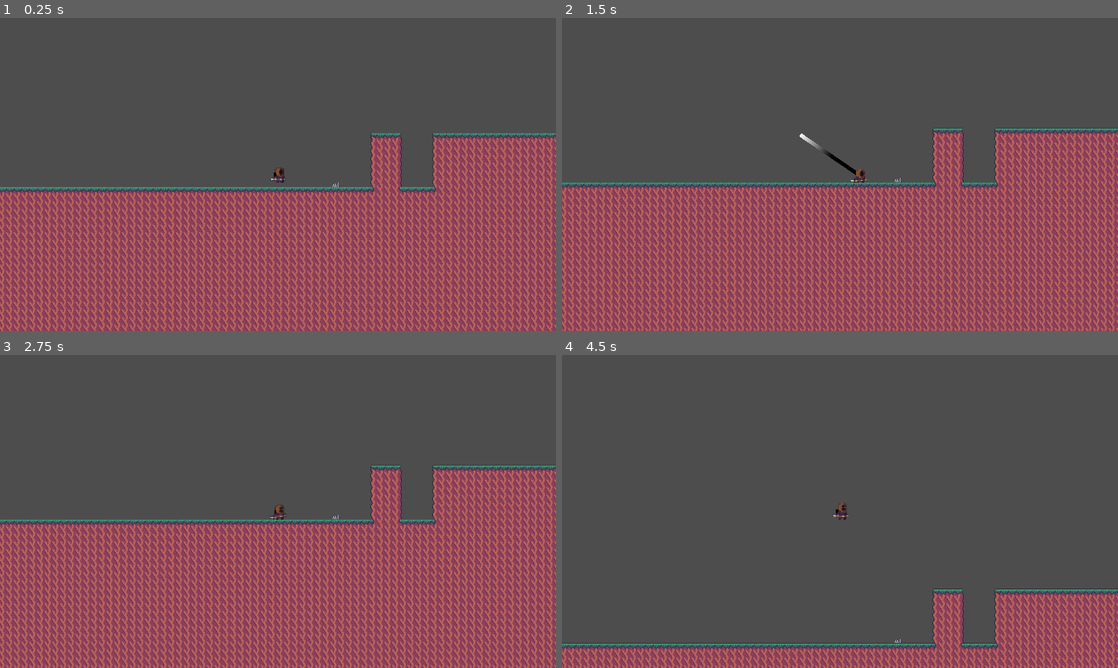
Above: before the commit, frames 1-4 (two rows, left to right).
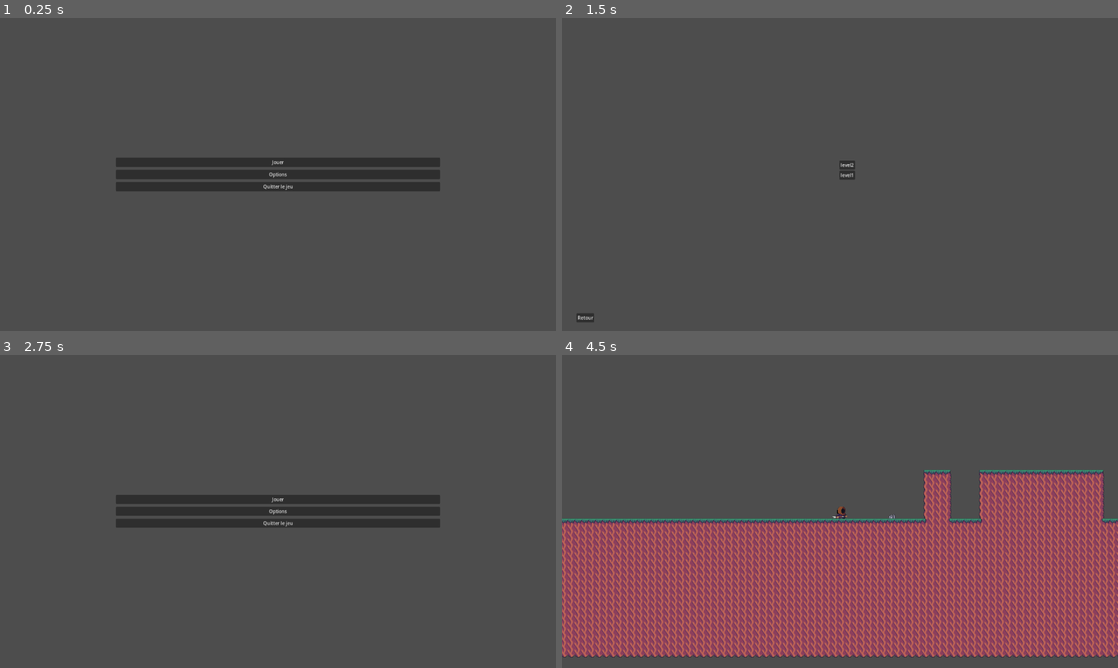
Above: after the commit, the same moments.

Repository: remsto/Projet-Hooke-Godot
Game: Godot game, scene res://main.tscn
The game is run twice, just before and just after one commit, with the same random seed, the same clock (stepped at 60 frames per second) and the same inputs. Before the commit the project starts from res://game.tscn.
Inputs (mouse positions are in pixels of both pictures, inside the frame that each line leads up to):
- Up to frame 1 (0.25 s): no input
- Up to frame 2 (1.5 s): click (840, 174) at 0.5 s, where only the run after the commit has a clickable "Options"; click (840, 161) at 1.25 s, where only the run after the commit has a clickable "Jouer"
- Up to frame 3 (2.75 s): click (22, 655) at 2 s, where only the run after the commit has a clickable "Retour"
- Up to frame 4 (4.5 s): click (840, 498) at 2.75 s, where only the run after the commit has a clickable "Jouer"; click (845, 511) at 3.5 s, where only the run after the commit has a clickable "level1"; click (840, 621) at 4.25 s, where only the run before the commit has a clickable "Rejouer"

The runs differ from the first frame. In frame 1, 54% of the frame differs, in the area x 0-100%, y 36-100%; in frame 2, 52%; in frame 3, 55%, in the area x 0-100%, y 35-100%; in frame 4, 49%.

Commit message:
added main menu button, air accel, zoom
Main menu button in the pause menu, air acceleration, and changed the zoom + window size (might want to rework on that)

Diff:
--- a/game.gd
+++ b/game.gd
@@ -1,8 +1,15 @@
 extends Node
 
-func add_level(level_name):
+signal main_menu
+
+var level_node
+
+func set_level(level_name):
+	if is_instance_valid(level_node):
+		remove_child(level_node)
+		level_node.queue_free()
 	var level_scene = load("res://Levels/" + level_name)
-	var level_node = level_scene.instantiate()
+	level_node = level_scene.instantiate()
 	add_child(level_node)
 	level_node.player_death.connect(_on_level_player_death)
 	$DeathMenu.restart.connect(level_node._on_death_menu_restart)
@@ -12,13 +19,18 @@
 func _ready():
 	$DeathMenu.hide()
 	$PauseMenu.hide()
+	$PauseMenu/VBoxContainer/TitleButton.connect("pressed", _on_pause_main_menu_pressed)
 
 
 # Called every frame. 'delta' is the elapsed time since the previous frame.
 func _process(delta):
 	if Input.is_action_just_pressed("pause"):
 		# TODO : better pause menu position
-		$PauseMenu.set_position($Level/Player.get_position())
+#		var active_cam_pos = $Level/Player/PlayerCamera.get_viewport_rect().size / 2
+		var active_cam_pos = $Level/Player/PlayerCamera.get_screen_center_position() - $Level/Player/PlayerCamera.get_viewport_rect().size / 2
+#		var active_cam_pos = $Level/Player/PlayerCamera.get_viewport_rect().position
+#		$PauseMenu.set_position($Level/Player/PlayerCamera.get_screen_center_position())
+		$PauseMenu.set_position(active_cam_pos)
 		get_tree().paused = true
 		$PauseMenu.show()
 
@@ -29,7 +41,12 @@
 #	add_child(death_menu)
 
 
-
+func _on_pause_main_menu_pressed():
+	remove_child(level_node)
+	level_node.queue_free()
+	get_tree().paused = false
+	$PauseMenu.hide()
+	main_menu.emit()
 
 func _on_pause_menu_unpause():
 	get_tree().paused = false
--- a/game.tscn
+++ b/game.tscn
@@ -14,6 +14,11 @@
 
 [node name="PauseMenu" parent="." instance=ExtResource("5_2epjg")]
 process_mode = 3
+z_index = 2
+offset_left = -576.0
+offset_top = -296.0
+offset_right = -576.0
+offset_bottom = -296.0
 
 [connection signal="player_death" from="Level" to="." method="_on_level_player_death"]
 [connection signal="restart" from="DeathMenu" to="Level" method="_on_death_menu_restart"]
--- a/level_menu.gd
+++ b/level_menu.gd
@@ -1,12 +1,16 @@
 extends MarginContainer
 
 signal level_selected(level_name)
+signal back
 
 func add_level(level_name):
 	var new_button = Button.new()
 	new_button.text = level_name.split(".tscn")[0]
 	new_button.pressed.connect(_dummy_press.bind(level_name))
 	$LevelGrid.add_child(new_button)
+
+func _on_back_button_pressed():
+	back.emit()
 
 func _dummy_press0():
 	print('zazou')
@@ -31,8 +35,10 @@
 # Called when the node enters the scene tree for the first time.
 func _ready():
 	dir_contents("res://Levels")
+	$BackButton.connect("pressed", _on_back_button_pressed)
 
 
 # Called every frame. 'delta' is the elapsed time since the previous frame.
 func _process(delta):
-	pass
+	if Input.is_action_just_pressed("pause"):
+		back.emit()
--- a/level_menu.tscn
+++ b/level_menu.tscn
@@ -10,9 +10,17 @@
 grow_vertical = 2
 size_flags_horizontal = 4
 size_flags_vertical = 4
+theme_override_constants/margin_left = 50
+theme_override_constants/margin_bottom = 30
 script = ExtResource("1_c5q3p")
 
 [node name="LevelGrid" type="GridContainer" parent="."]
 layout_mode = 2
 size_flags_horizontal = 4
 size_flags_vertical = 4
+
+[node name="BackButton" type="Button" parent="."]
+layout_mode = 2
+size_flags_horizontal = 0
+size_flags_vertical = 8
+text = "Retour"
--- a/main.gd
+++ b/main.gd
@@ -5,19 +5,33 @@
 func _on_play_button_pressed():
 	$MainTitle.hide()
 	$LevelMenu.show()
+	$LevelMenu.set_process(true)
 
 func _on_quit_button_pressed():
 	get_tree().quit()
 
 func _on_level_selected(level_name):
+	$LevelMenu.set_process(false)
 	$LevelMenu.hide()
 #	var level_scene = load("res://Levels/" + level_name)
 #	$Game.add_child(level_scene.instantiate())
-	$Game.add_level(level_name)
+	$Game.set_level(level_name)
 	$Game.set_process(true)
+
+func _on_level_back_pressed():
+	$LevelMenu.set_process(false)
+	$LevelMenu.hide()
+	print("debug0")
+	$MainTitle.show()
+
+func _on_pause_main_menu_pressed():
+	$Game.set_process(false)
+	$MainTitle.show()
 
 # Called when the node enters the scene tree for the first time.
 func _ready():
+	get_window().size = Vector2i(1280, 720)
+	get_window().position = Vector2i(100, 100)
 	# We do this to remove the (dummy) level from the game. To remove ?
 	game_scene = preload("res://game.tscn")
 	var GameNode = game_scene.instantiate()
@@ -26,12 +40,16 @@
 	level_node.queue_free()
 	add_child(GameNode)
 	GameNode.set_process(false)
+	GameNode.connect("main_menu", _on_pause_main_menu_pressed)
+
 	$LevelMenu.hide()
+	$LevelMenu.set_process(false)
 	# Connect the button signals
 	$MainTitle/VBoxContainer/PlayButton.connect("pressed", _on_play_button_pressed)
 	$MainTitle/VBoxContainer/QuitButton.connect("pressed", _on_quit_button_pressed)
 
 	$LevelMenu.connect("level_selected", _on_level_selected)
+	$LevelMenu.connect("back", _on_level_back_pressed)
 
 
 
--- a/pause_menu.gd
+++ b/pause_menu.gd
@@ -1,18 +1,27 @@
-extends Node2D
+extends MarginContainer
 
 signal unpause
+var is_paused
 
 # Called when the node enters the scene tree for the first time.
 func _ready():
+	is_paused = false
 	pass # Replace with function body.
 
 
 # Called every frame. 'delta' is the elapsed time since the previous frame.
 func _process(delta):
-	pass
+	if visible:
+		if not is_paused and Input.is_action_just_pressed("pause"):
+			is_paused = true
+		elif Input.is_action_just_pressed("pause"):
+			is_paused = false
+			unpause.emit()
+			hide()
 
 
 
 func _on_continue_button_pressed():
+	is_paused = false
 	unpause.emit()
 	hide()
--- a/pause_menu.tscn
+++ b/pause_menu.tscn
@@ -5,40 +5,41 @@
 [sub_resource type="LabelSettings" id="LabelSettings_v4lwv"]
 font_size = 64
 
-[node name="PauseMenu" type="Node2D"]
+[node name="PauseMenu" type="MarginContainer"]
+anchors_preset = 15
+anchor_right = 1.0
+anchor_bottom = 1.0
+grow_horizontal = 2
+grow_vertical = 2
+theme_override_constants/margin_left = 400
+theme_override_constants/margin_right = 400
 script = ExtResource("1_om3bq")
 
-[node name="PauseLabel" type="Label" parent="."]
-anchors_preset = 8
-anchor_left = 0.5
-anchor_top = 0.5
-anchor_right = 0.5
-anchor_bottom = 0.5
-offset_left = -440.0
-offset_top = -130.5
-offset_right = 440.0
-offset_bottom = 130.5
-grow_horizontal = 2
-grow_vertical = 2
-text = "Pause
+[node name="VBoxContainer" type="VBoxContainer" parent="."]
+layout_mode = 2
+
+[node name="PauseLabel" type="Label" parent="VBoxContainer"]
+layout_mode = 2
+text = "
+
+Pause
+
 "
 label_settings = SubResource("LabelSettings_v4lwv")
 horizontal_alignment = 1
 vertical_alignment = 1
 autowrap_mode = 2
 
-[node name="ContinueButton" type="Button" parent="."]
-anchors_preset = 7
-anchor_left = 0.5
-anchor_top = 1.0
-anchor_right = 0.5
-anchor_bottom = 1.0
-offset_left = -96.0
-offset_top = -128.0
-offset_right = 104.0
-offset_bottom = -72.0
-grow_horizontal = 2
-grow_vertical = 0
+[node name="ContinueButton" type="Button" parent="VBoxContainer"]
+layout_mode = 2
 text = "Reprendre"
 
-[connection signal="pressed" from="ContinueButton" to="." method="_on_continue_button_pressed"]
+[node name="OptionButton" type="Button" parent="VBoxContainer"]
+layout_mode = 2
+text = "Options"
+
+[node name="TitleButton" type="Button" parent="VBoxContainer"]
+layout_mode = 2
+text = "Menu Principal"
+
+[connection signal="pressed" from="VBoxContainer/ContinueButton" to="." method="_on_continue_button_pressed"]
--- a/player.gd
+++ b/player.gd
@@ -1,6 +1,7 @@
 extends CharacterBody2D
 
 const ACCEL = 200.0
+const AIR_ACCEL = 60.0
 const AIR_IDLE_ACCEL = ACCEL/20.0
 const SPEED = 300.0
 const JUMP_VELOCITY = -800.0
@@ -157,7 +158,7 @@
 		else:
 			# Handle direction airborne: move only if does not "slow down" the character
 			if direction and (direction*velocity.x < SPEED):
-				velocity.x = move_toward(velocity.x, direction*SPEED, ACCEL)
+				velocity.x = move_toward(velocity.x, direction*SPEED, AIR_ACCEL)
 			if not direction: # Deceleration
 				velocity.x = move_toward(velocity.x, 0, AIR_IDLE_ACCEL)
 	if state in [State.WALL_SLIDING]: # Handle wall jump
--- a/player.tscn
+++ b/player.tscn
@@ -102,6 +102,7 @@
 shape = SubResource("RectangleShape2D_050xh")
 
 [node name="PlayerCamera" type="Camera2D" parent="."]
+zoom = Vector2(1.5, 1.5)
 drag_horizontal_enabled = true
 
 [node name="Hook" parent="." instance=ExtResource("18_mpoit")]
--- a/project.godot
+++ b/project.godot
@@ -11,12 +11,14 @@
 [application]
 
 config/name="Projet_Hooke_Godot"
-run/main_scene="res://game.tscn"
+run/main_scene="res://main.tscn"
 config/features=PackedStringArray("4.1", "GL Compatibility")
 config/icon="res://icon.svg"
 
 [display]
 
+window/size/viewport_width=1920
+window/size/viewport_height=1080
 window/stretch/mode="canvas_items"
 
 [input]
Not shown: 1 places in Levels/level1.tscn that only renumber resources
Not shown: 1 places in level.tscn that only renumber resources
Not shown, changed: roadmap.md
